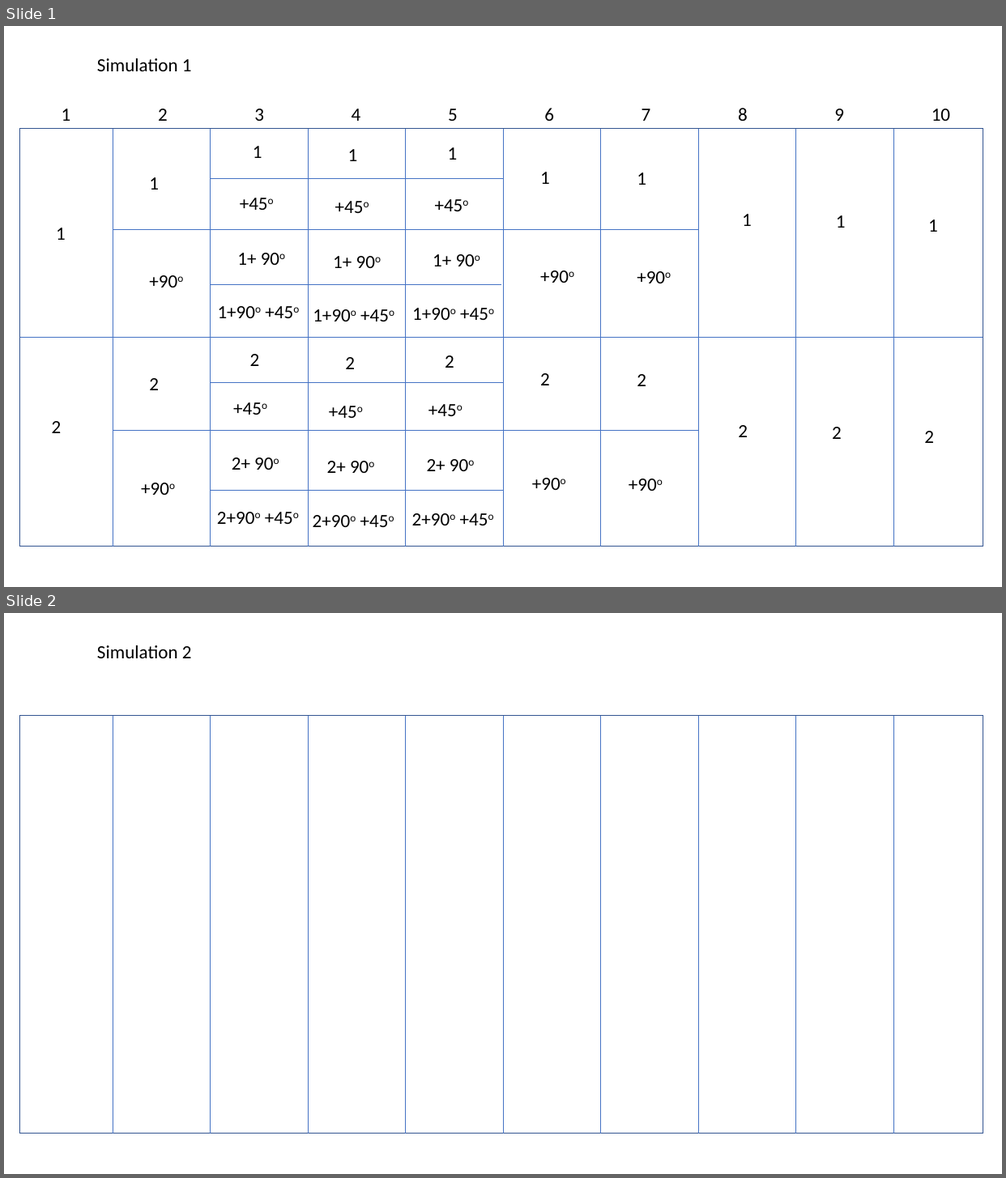
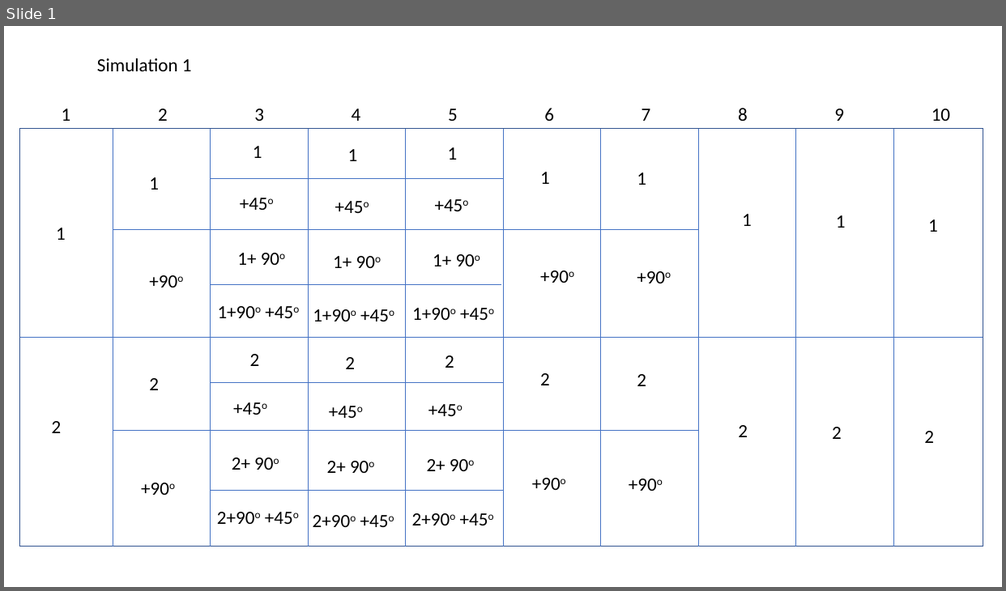
Before and after one commit to engfranco/ZHEN_SIM_DATA, a slide deck: sim_tutorial.pptx. Shown one above the other, each under a label of ours: slides 1 and 2 before the commit, slide 1 after it. The pictures are 1006x1178 and 1006x591 pixels, drawn with LibreOffice and Linux fonts; fonts in the diff are those of the drawing. Boxes give left, top, right and bottom in pixels: in the first picture for what was removed or moved away, otherwise in the second. Text is boxed around its words. In the diff, an @@ line names an element or a change of style, - is before the commit and + after.

```diff
--- a/sim_tutorial.pptx
+++ b/sim_tutorial.pptx
@@ slide 2 removed at [4, 613, 1002, 1174], background #FFFFFF @@
@@ text removed at [97, 645, 192, 658] @@
-Simulation 2
@@ rectangle removed at [19, 716, 983, 1133] @@
@@ line removed from (113, 716) to (113, 1134) @@
@@ line removed from (210, 716) to (210, 1134) @@
@@ line removed from (308, 716) to (308, 1134) @@
@@ line removed from (405, 716) to (405, 1134) @@
@@ line removed from (503, 716) to (503, 1134) @@
@@ line removed from (601, 716) to (601, 1134) @@
@@ line removed from (698, 716) to (698, 1134) @@
@@ line removed from (796, 716) to (796, 1134) @@
@@ line removed from (893, 716) to (893, 1134) @@
```
Also in this commit, not shown: 1 slide added, 18 other files.
